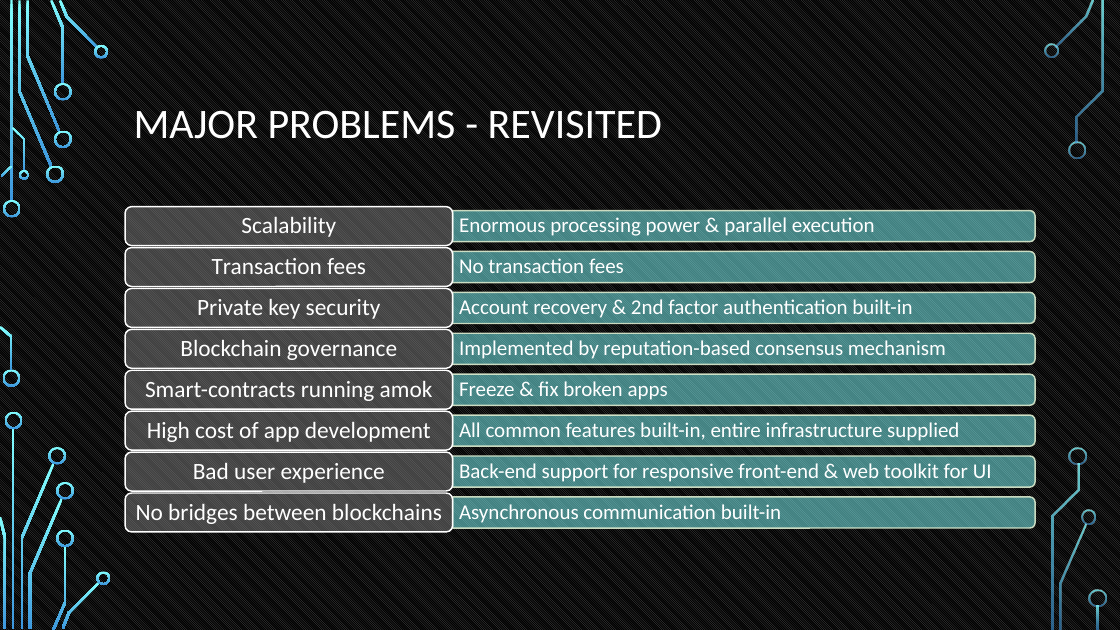
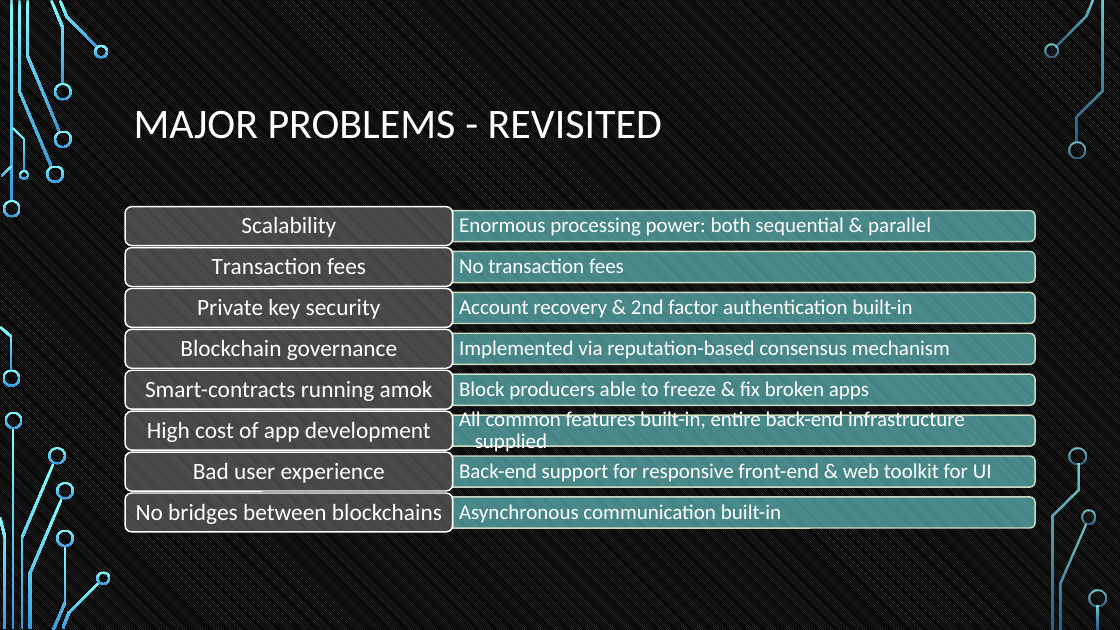
Before and after one commit to tokenika/tokenika.github.io, a slide deck: slide 45 of WarsawBlock.pptx. Drawn at 1120x630 pixels with LibreOffice and Linux fonts; fonts in the diff are those of the drawing; background and template pictures are left out. Boxes give left, top, right and bottom in pixels: in the first picture for what was removed or moved away, otherwise in the second. Text is boxed around its words. In the diff, an @@ line names an element or a change of style, - is before the commit and + after.

```diff
--- a/WarsawBlock.pptx
+++ b/WarsawBlock.pptx
@@ text at [459,217,931,236]: text changed @@
-  Enormous processing power & parallel execution
+  Enormous processing power: both sequential & parallel
@@ text at [459,340,950,359]: text changed @@
-  Implemented by reputation-based consensus mechanism
+  Implemented via reputation-based consensus mechanism
@@ text at [459,381,869,400]: text changed @@
-  Freeze & fix broken apps
+  Block producers able to freeze & fix broken apps
@@ text at [459,408,965,455]: text changed @@
-  All common features built-in, entire infrastructure supplied
+  All common features built-in, entire back-end infrastructure supplied
```
Also in this commit, not shown: 15 other slides changed, 1 slide added, 3 other files.
